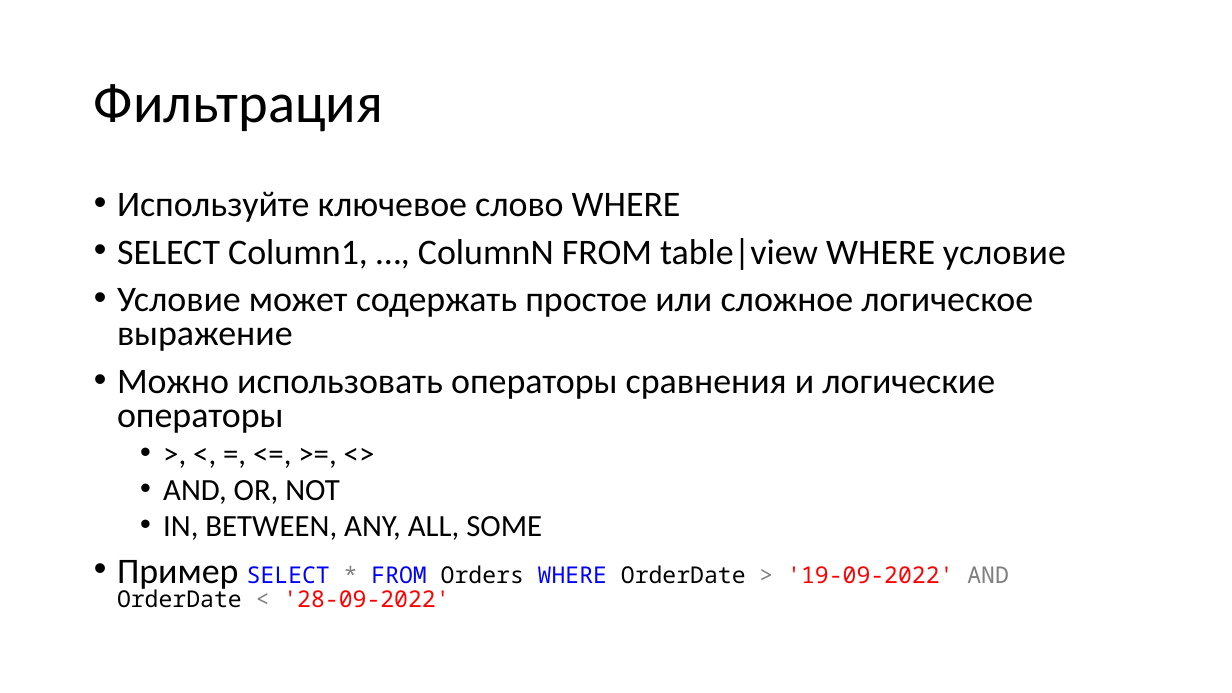
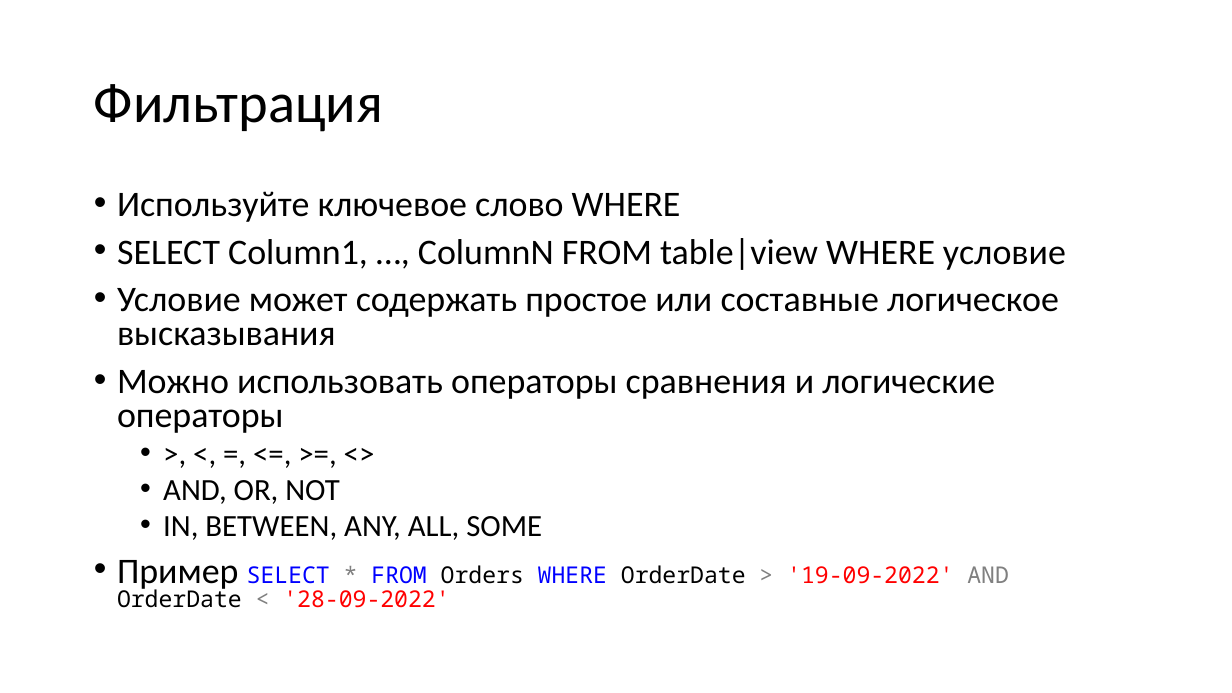
Before and after one commit to dmitriykuptsov/SQL, a slide deck: slide 11 of sql.pptx. Drawn at 1232x693 pixels with LibreOffice and Linux fonts; fonts in the diff are those of the drawing. Boxes give left, top, right and bottom in pixels: in the first picture for what was removed or moved away, otherwise in the second. Text is boxed around its words. In the diff, an @@ line names an element or a change of style, - is before the commit and + after.

```diff
--- a/sql.pptx
+++ b/sql.pptx
@@ text at bbox=[117, 288, 1059, 346]: text changed @@
-• Условие может содержать простое или сложное логическое выражение
+• Условие может содержать простое или составные логическое высказывания
```
Also in this commit, not shown: 8 other slides changed.
